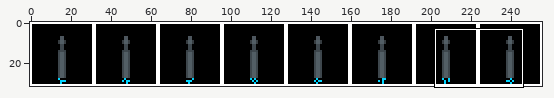
A sprite sheet gets an edit: Flee/data/sprites/PRJ_javelin.png. The picture above shows the old version from afar; the outline marks the close-up.
Close-up. First the earlier version:
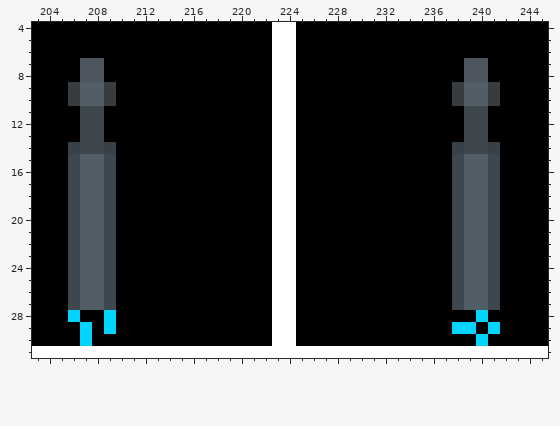
The file is 256x32 pixels. Colours within 5 levels of each other are drawn and written as one. Shown: x 203..245, y 4..31. The commit also changed other parts of the picture, which this record leaves out.
Now the later version:
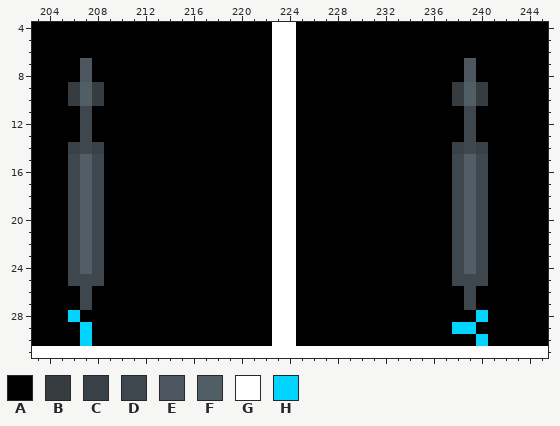
Palette (. is transparent): A #000000  B #363c40  C #384147  D #3e474d  E #4d565e  F #525e65  G #ffffff  H #00d4ff
Edits made:
y 7..8: x 208 E -> A; x 240 E -> A
y 9..10: x 208..209 FB -> BA; x 240..241 FB -> BA
y 11..13: x 208 D -> A; x 240 D -> A
y 14: x 208..209 DC -> CA; x 240..241 DC -> CA
y 15..24: x 208..209 FD -> DA; x 240..241 FD -> DA
y 25: x 207..209 FFD -> DDA; x 239..241 FFD -> DDA
y 26..27: x 206..209 DFFD -> ADAA; x 238..241 DFFD -> ADAA
y 28: x 209 H -> A
y 29: x 209 H -> A; x 241 H -> A
Pixel boxes of the changes (left, top, right, bottom) in both close-ups:
changed: (68, 58, 116, 334)
changed: (452, 58, 500, 334)
